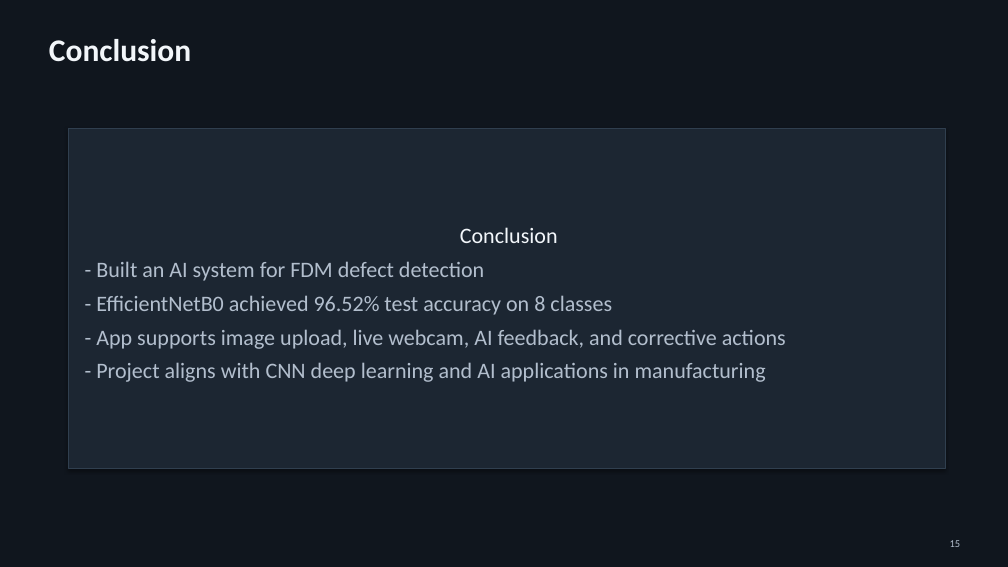
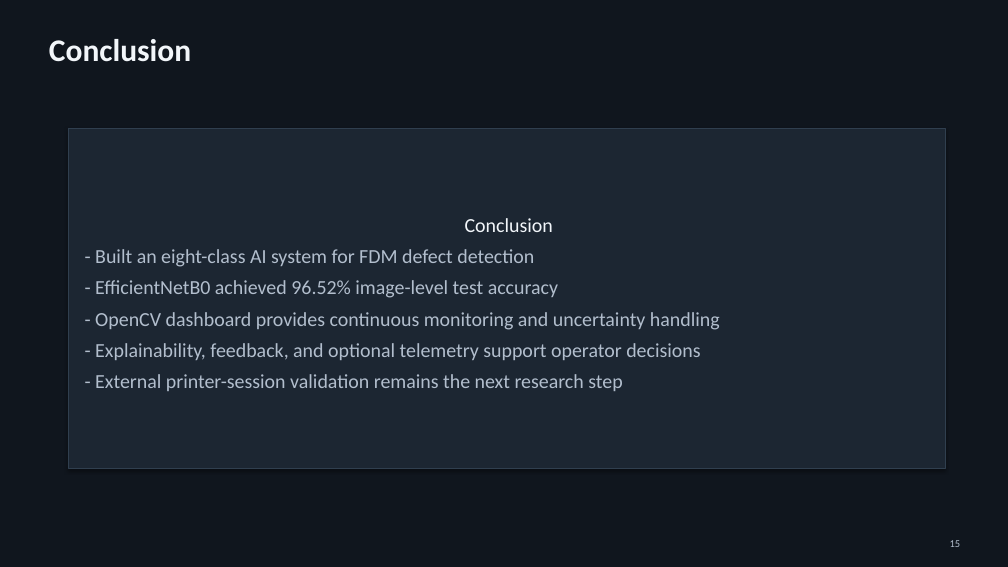
Before and after one commit to Ronnirvin2006/fdm-defect-detection, a slide deck: slide 15 of outputs/presentation/FDM_Defect_Detection_Project.pptx. Drawn at 1008x567 pixels with LibreOffice and Linux fonts; fonts in the diff are those of the drawing. Boxes give left, top, right and bottom in pixels: in the first picture for what was removed or moved away, otherwise in the second. Text is boxed around its words. In the diff, an @@ line names an element or a change of style, - is before the commit and + after.

Commit message:
Complete conference paper and project validation tools

```diff
--- a/outputs/presentation/FDM_Defect_Detection_Project.pptx
+++ b/outputs/presentation/FDM_Defect_Detection_Project.pptx
@@ text in rectangle at bbox=[465, 218, 553, 232]: size 21 to 19 pt in "Conclusion" @@
@@ text in rectangle at bbox=[95, 249, 720, 391]: text changed; size 21 to 19 pt @@
-- Built an AI system for FDM defect detection
-- EfficientNetB0 achieved 96.52% test accuracy on 8 classes
-- App supports image upload, live webcam, AI feedback, and corrective actions
-- Project aligns with CNN deep learning and AI applications in manufacturing
+- Built an eight-class AI system for FDM defect detection
+- EfficientNetB0 achieved 96.52% image-level test accuracy
+- OpenCV dashboard provides continuous monitoring and uncertainty handling
+- Explainability, feedback, and optional telemetry support operator decisions
+- External printer-session validation remains the next research step
```
Also in this commit, not shown: 3 other slides changed, 16 other files.
